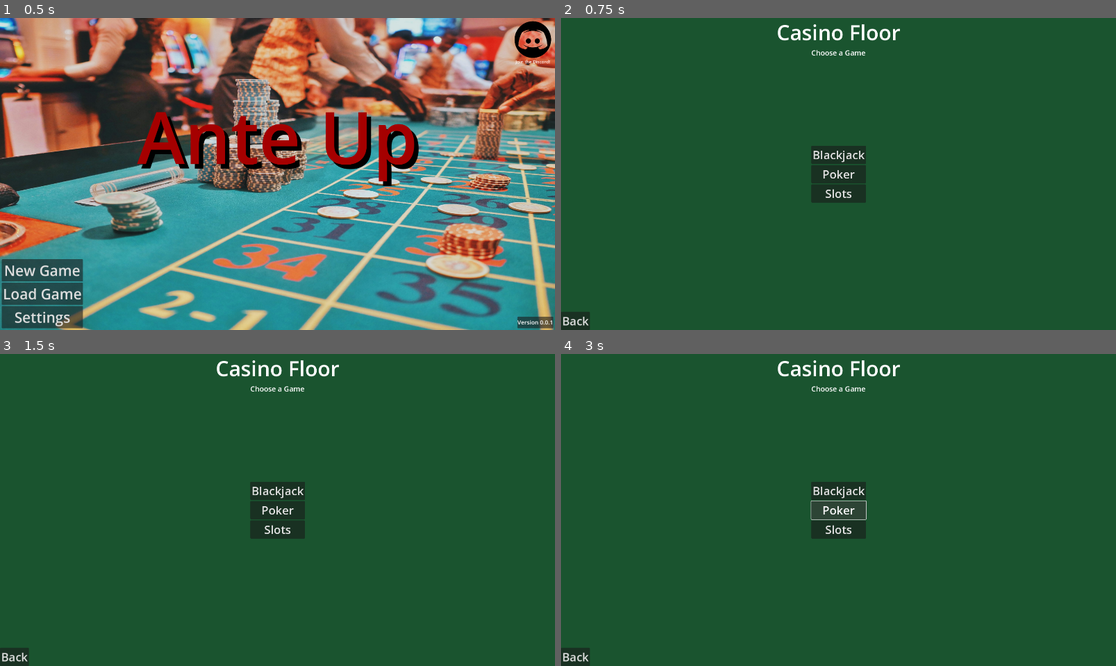
Above: before the commit, frames 1-4 (two rows, left to right).
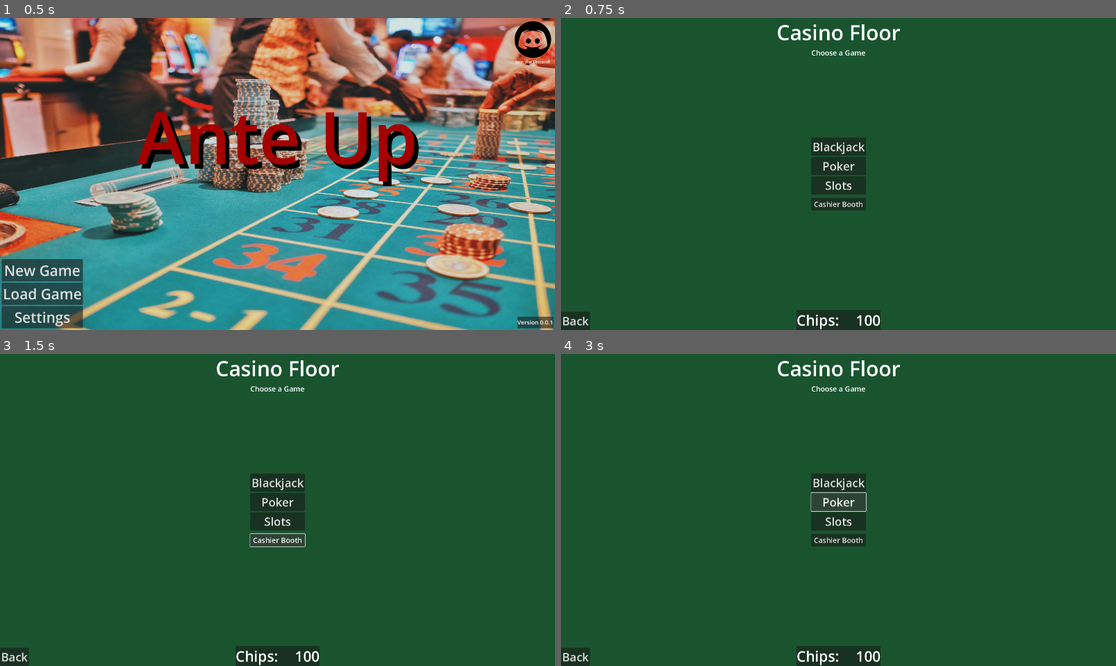
Above: after the commit, the same moments.

Repository: InadequateUsername/Ante-Up
Game: Godot game, scene res://Scenes/TitleScreen/title_screen.tscn
Same seed, same stepped clock (60 frames per second), same inputs: the game is played once before the commit and once after it.
Inputs (mouse positions are in pixels of both pictures, inside the frame that each line leads up to):
- Up to frame 1 (0.5 s): no input
- Up to frame 2 (0.75 s): click "New Game" at 0.5 s
- Up to frame 3 (1.5 s): click (277, 541) at 1.25 s, where only the run after the commit has a clickable "Cashier Booth"
- Up to frame 4 (3 s): click "Blackjack" at 2 s; click "Poker" at 2.75 s

Frame 1 is identical in both runs. In frame 2, 2.1% of the frame differs, in the area x 42-58%, y 38-100%; in frame 3, 2.0%; in frame 4, 2.0%.

Commit message:
Added Chips/Cashier Booth to Casino Floor UI
Incorporated into code as well.

Diff:
--- a/Scenes/CasinoFloor/casino_floor.gd
+++ b/Scenes/CasinoFloor/casino_floor.gd
@@ -4,31 +4,58 @@
 # var blackjack_scene = preload("res://Scenes/Games/Blackjack/Blackjack.tscn")
 # var poker_scene = preload("res://Scenes/Games/Poker/Poker.tscn")
 # var slots_scene = preload("res://Scenes/Games/Slots/Slots.tscn")
+# var cashier_booth_scene = preload("res://Scenes/CashierBooth/cashier_booth.tscn")
+
+# Player chip variables
+var player_chips = 100  # Default starting chips
 
 func _ready():
 	# Connect button signals when the scene is ready
 	$GameButtonsContainer/BlackjackButton.connect("pressed", _on_blackjack_button_pressed)
 	$GameButtonsContainer/PokerButton.connect("pressed", _on_poker_button_pressed)
 	$GameButtonsContainer/SlotsButton.connect("pressed", _on_slots_button_pressed)
+	$GameButtonsContainer/CashierBoothButton.connect("pressed", _on_cashier_booth_button_pressed)
 	$BackButton.connect("pressed", _on_back_button_pressed)
+
+	# Update the chips display
+	update_chips_display()
+
+# Function to update the chips display
+func update_chips_display():
+	$Chips/ChipsHBoxContainer/ChipsAmount.text = str(player_chips)
+
+# Function to modify player chips and update display
+func modify_chips(amount):
+	player_chips += amount
+	update_chips_display()
 
 # Function to go to the Blackjack game
 func _on_blackjack_button_pressed():
 	# To be implemented
 	print("Blackjack button pressed")
 	# get_tree().change_scene_to_packed(blackjack_scene)
+	# Will need to pass chips data to the game scene
 
 # Function to go to the Poker game
 func _on_poker_button_pressed():
 	# To be implemented
 	print("Poker button pressed")
 	# get_tree().change_scene_to_packed(poker_scene)
+	# Will need to pass chips data to the game scene
 
 # Function to go to the Slots game
 func _on_slots_button_pressed():
 	# To be implemented
 	print("Slots button pressed")
 	# get_tree().change_scene_to_packed(slots_scene)
+	# Will need to pass chips data to the game scene
+
+# Function to go to the Cashier Booth
+func _on_cashier_booth_button_pressed():
+	# To be implemented
+	print("Cashier Booth button pressed")
+	# get_tree().change_scene_to_packed(cashier_booth_scene)
+	# Will need to handle buying/cashing out chips
 
 # Function to go back to the title screen
 func _on_back_button_pressed():
--- a/Scenes/CasinoFloor/casino_floor.tscn
+++ b/Scenes/CasinoFloor/casino_floor.tscn
@@ -73,6 +73,14 @@
 theme_override_font_sizes/font_size = 40
 text = "Slots"
 
+[node name="HSeparator" type="HSeparator" parent="GameButtonsContainer"]
+layout_mode = 2
+
+[node name="CashierBoothButton" type="Button" parent="GameButtonsContainer"]
+layout_mode = 2
+theme_override_font_sizes/font_size = 25
+text = "Cashier Booth"
+
 [node name="BackButton" type="Button" parent="."]
 layout_mode = 1
 anchors_preset = 2
@@ -89,3 +97,33 @@
 [node name="BackgroundMusic" type="AudioStreamPlayer" parent="AudioParent"]
 
 [node name="UISoundEffect" type="AudioStreamPlayer" parent="AudioParent"]
+
+[node name="Chips" type="PanelContainer" parent="."]
+layout_mode = 1
+anchors_preset = 7
+anchor_left = 0.5
+anchor_top = 1.0
+anchor_right = 0.5
+anchor_bottom = 1.0
+offset_left = -20.0
+offset_top = -40.0
+offset_right = 20.0
+grow_horizontal = 2
+grow_vertical = 0
+
+[node name="ChipsHBoxContainer" type="HBoxContainer" parent="Chips"]
+layout_mode = 2
+
+[node name="ChipsLabel" type="Label" parent="Chips/ChipsHBoxContainer"]
+layout_mode = 2
+theme_override_font_sizes/font_size = 50
+text = "Chips:"
+
+[node name="Spacer" type="Control" parent="Chips/ChipsHBoxContainer"]
+custom_minimum_size = Vector2(50, 0)
+layout_mode = 2
+
+[node name="ChipsAmount" type="Label" parent="Chips/ChipsHBoxContainer"]
+layout_mode = 2
+theme_override_font_sizes/font_size = 50
+text = "10000000"
Binary file removed: Scenes/TitleScreen/title_sceen_bg.png
Not shown, removed: Scenes/TitleScreen/title_sceen_bg.png.import
